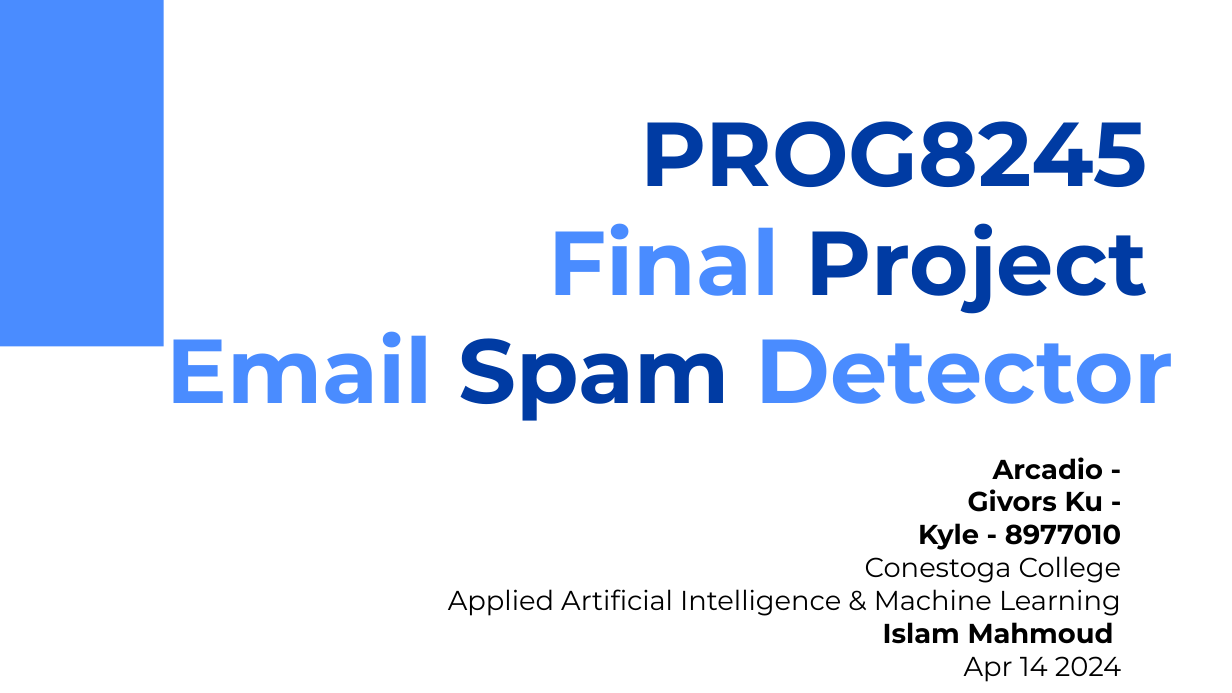
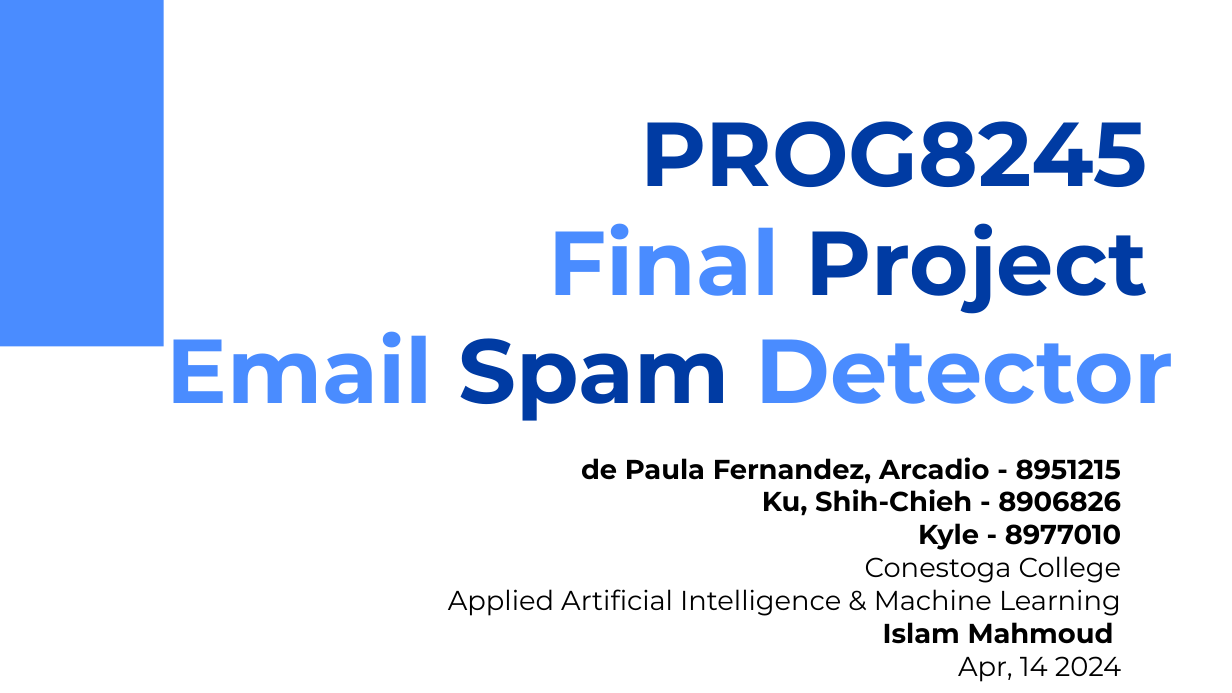
Before and after one commit to onlyxool/PROG8245NLP, a slide deck: slide 1 of PROG8245_Final_Project.pptx. Drawn at 1232x693 pixels with LibreOffice and Linux fonts; fonts in the diff are those of the drawing. Boxes give left, top, right and bottom in pixels: in the first picture for what was removed or moved away, otherwise in the second. Text is boxed around its words. In the diff, an @@ line names an element or a change of style, - is before the commit and + after.

Commit message:
Update powerpoint

```diff
--- a/PROG8245_Final_Project.pptx
+++ b/PROG8245_Final_Project.pptx
@@ subtitle at (581,457,1121,516): text changed @@
-Arcadio -
-Givors Ku -
+de Paula Fernandez, Arcadio - 8951215
+Ku, Shih-Chieh - 8906826
@@ subtitle at (958,656,1121,682): text changed @@
-Apr 14 2024
+Apr, 14 2024
```
Also in this commit, not shown: 5 other slides changed.
